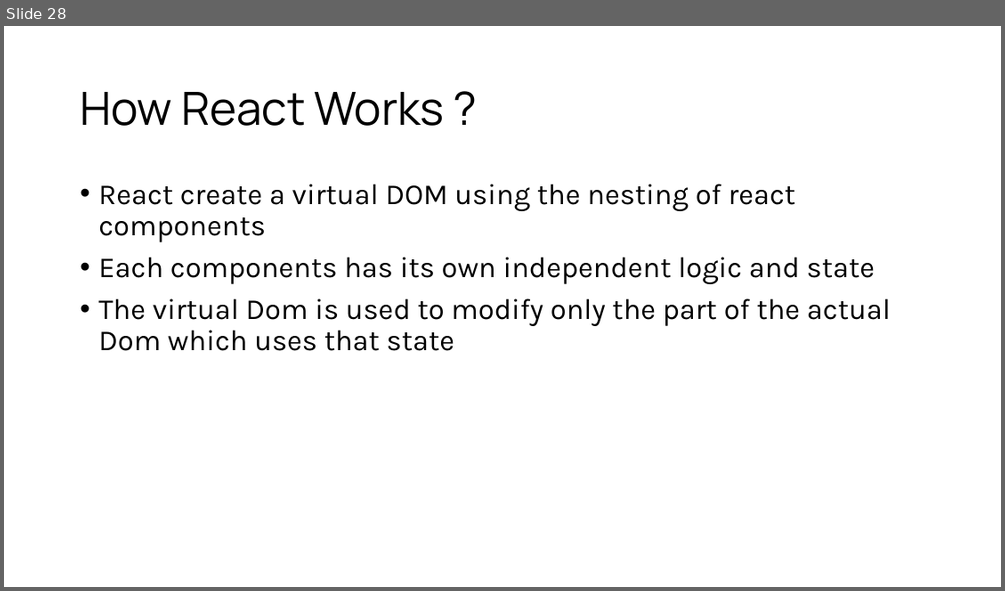
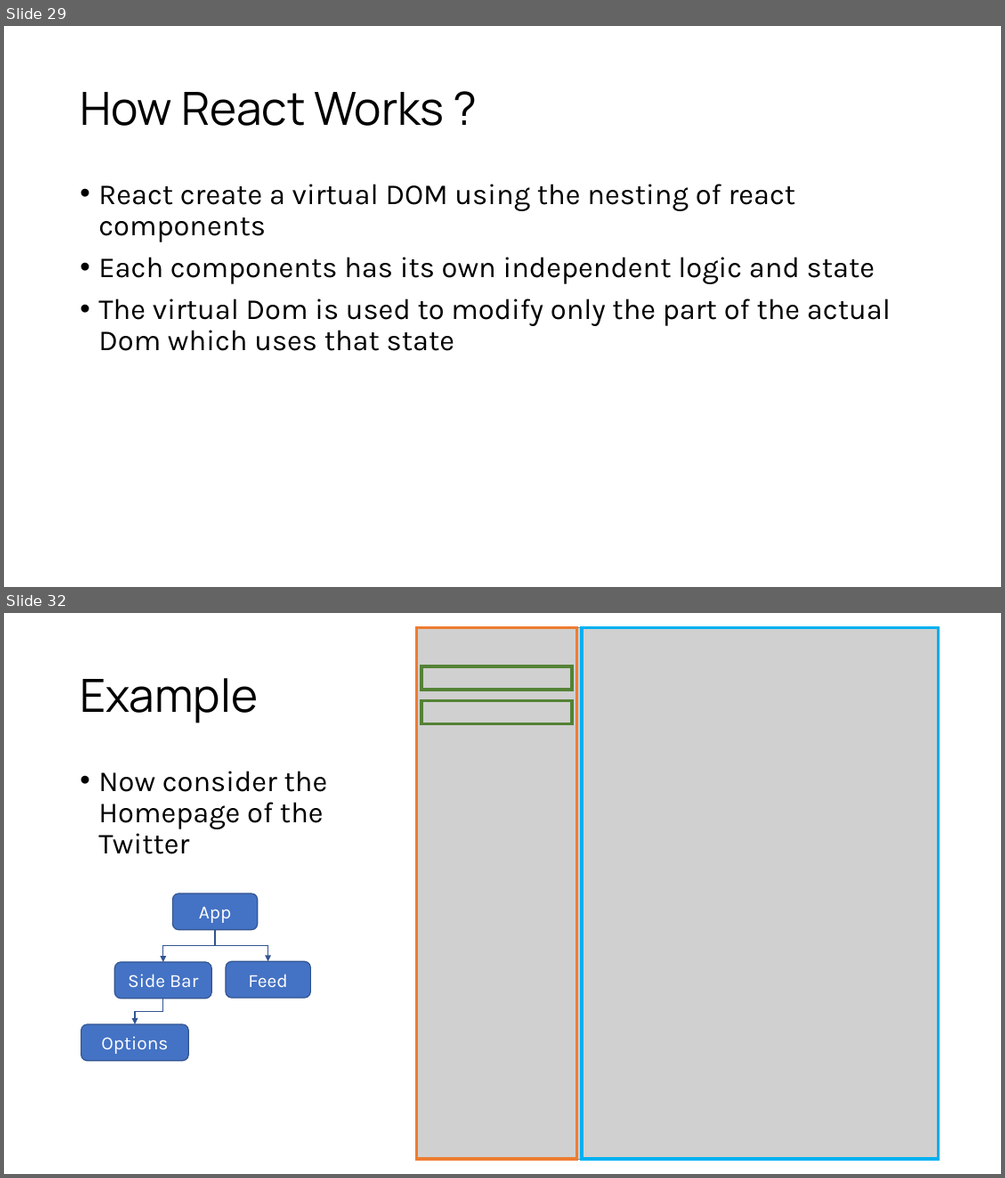
Before and after one commit to d33kshant/webdev-workshop, a slide deck: resources/workshop-presentation.pptx. Shown one above the other, each under a label of ours: slide 28 before the commit, slides 29 and 32 after it; the slides between them are not shown. The pictures are 1005x591 and 1005x1178 pixels, drawn with LibreOffice and Linux fonts; fonts in the diff are those of the drawing; grey boxes stand for pictures. Boxes give left, top, right and bottom in pixels: in the first picture for what was removed or moved away, otherwise in the second. Text is boxed around its words. In the diff, an @@ line names an element or a change of style, - is before the commit and + after.

```diff
--- a/resources/workshop-presentation.pptx
+++ b/resources/workshop-presentation.pptx
@@ slide 32 added at bbox=[4, 613, 1001, 1174], background #FFFFFF @@
@@ picture added at bbox=[417, 628, 938, 1159] @@
@@ rectangle added at bbox=[417, 628, 577, 1159], outline #ED7D31 3 pt @@
@@ rectangle added at bbox=[582, 628, 938, 1159], outline #00B0F0 3 pt @@
@@ title added at bbox=[80, 678, 258, 723], 44 pt, text #000000 @@
+Example
@@ rectangle added at bbox=[421, 666, 572, 690], outline #548235 3 pt @@
@@ rectangle added at bbox=[421, 700, 572, 723], outline #548235 3 pt @@
@@ text added at bbox=[98, 771, 328, 854], 28 pt, text #000000 @@
+• Now consider the Homepage of the Twitter
@@ rounded rectangle added at bbox=[172, 893, 258, 930], fill #4472C4, outline #325491 1 pt, 18 pt, text #FFFFFF @@
+App
@@ elbow arrow added from (215, 930) to (163, 962), #325491 1 pt @@
@@ elbow arrow added from (215, 930) to (268, 962), #325491 1 pt @@
@@ rounded rectangle added at bbox=[114, 962, 212, 999], fill #4472C4, outline #325491 1 pt, 18 pt, text #FFFFFF @@
+Side Bar
@@ rounded rectangle added at bbox=[226, 962, 310, 998], fill #4472C4, outline #325491 1 pt, 18 pt, text #FFFFFF @@
+Feed
@@ elbow arrow added from (163, 998) to (135, 1024), #325491 1 pt @@
@@ rounded rectangle added at bbox=[81, 1024, 189, 1061], fill #4472C4, outline #325491 1 pt, 18 pt, text #FFFFFF @@
+Options
@@ what was slide 28 is now slide 29 @@
```
Also in this commit, not shown: 5 slides changed, 4 other slides added, 2 slides removed.
